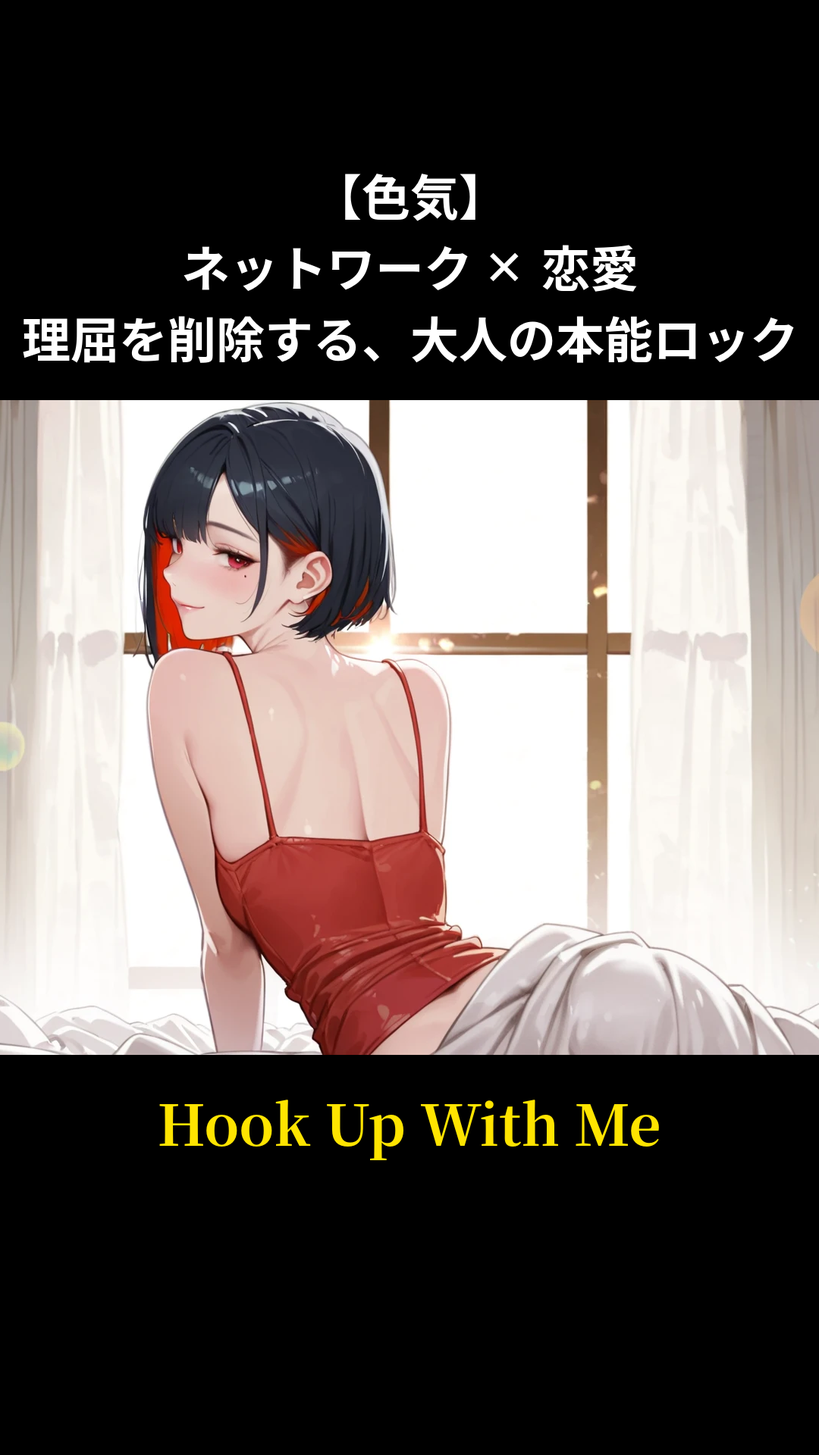
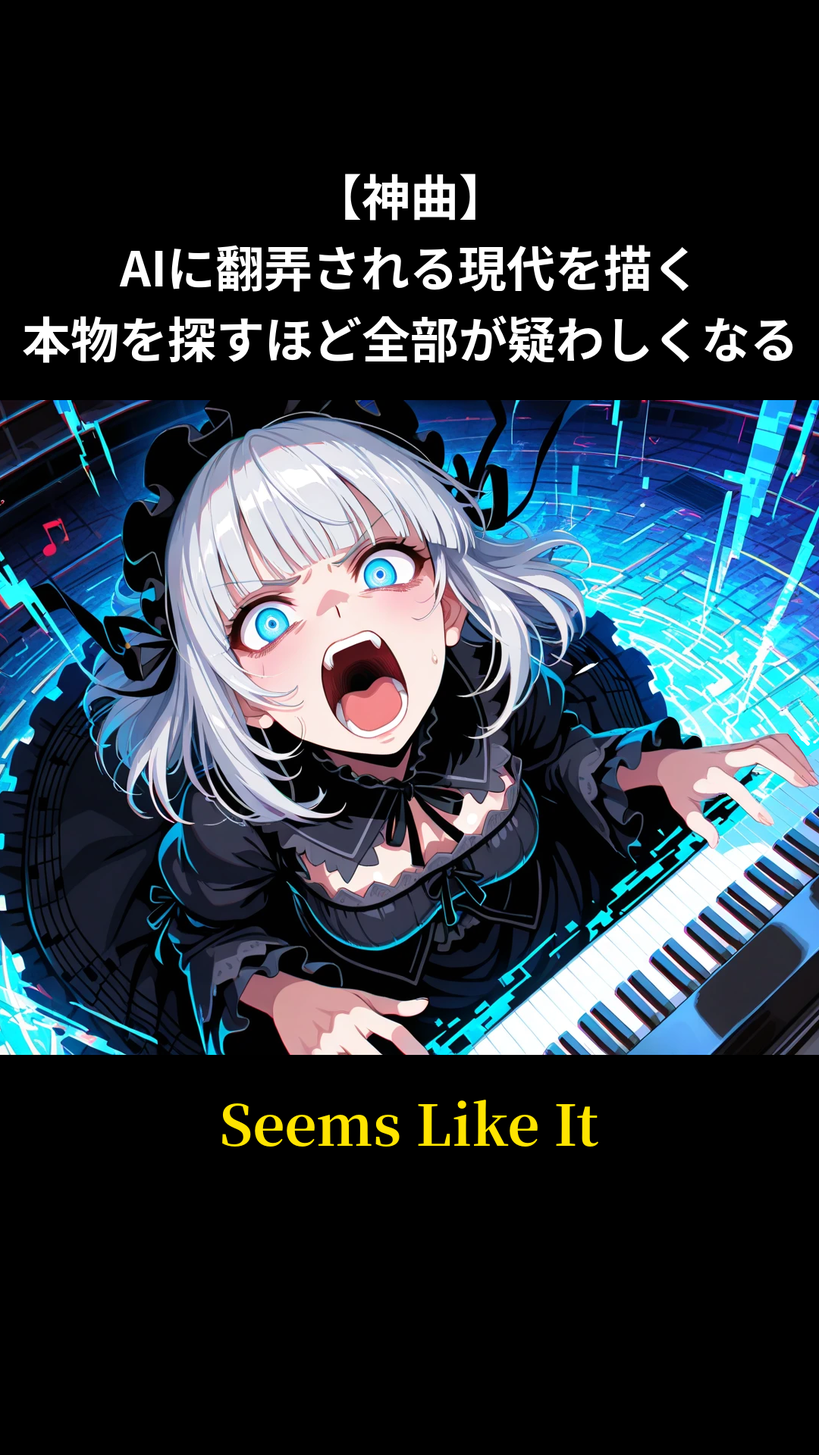
The second (819, 1455) image is a revision of the first. Changes to its layers:
added layer "Seems_like_it_keyvisual.png" above "Hook_Up_With_Me_keyvisual.png" over bbox(0, 400, 819, 1056)
renamed "【色気】 ..." to "【神曲】 ...", painted on it over bbox(22, 173, 794, 364)
renamed "Hook Up With Me" to "Seems Like It", painted on it over bbox(159, 1099, 659, 1161)
